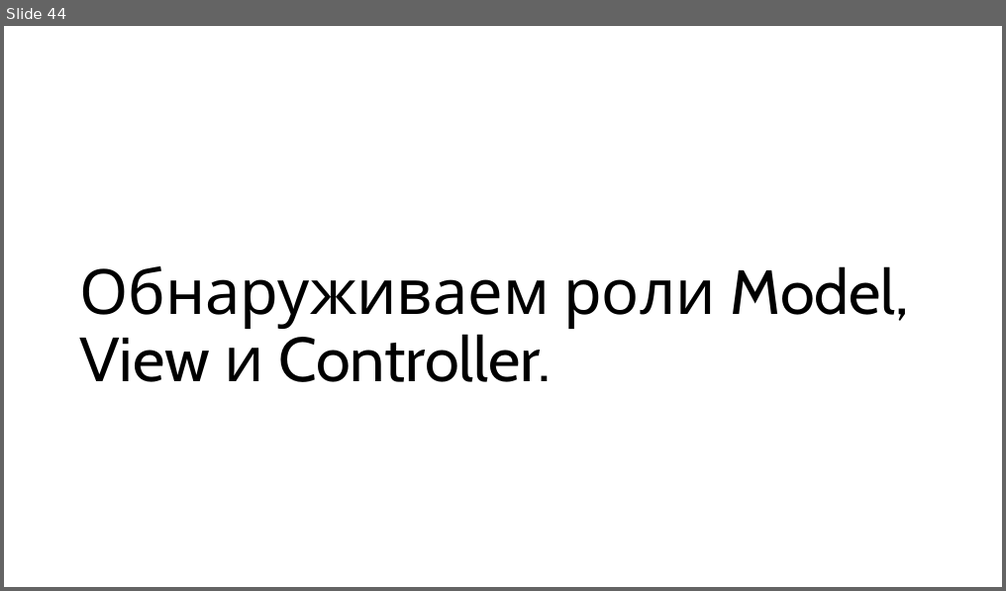
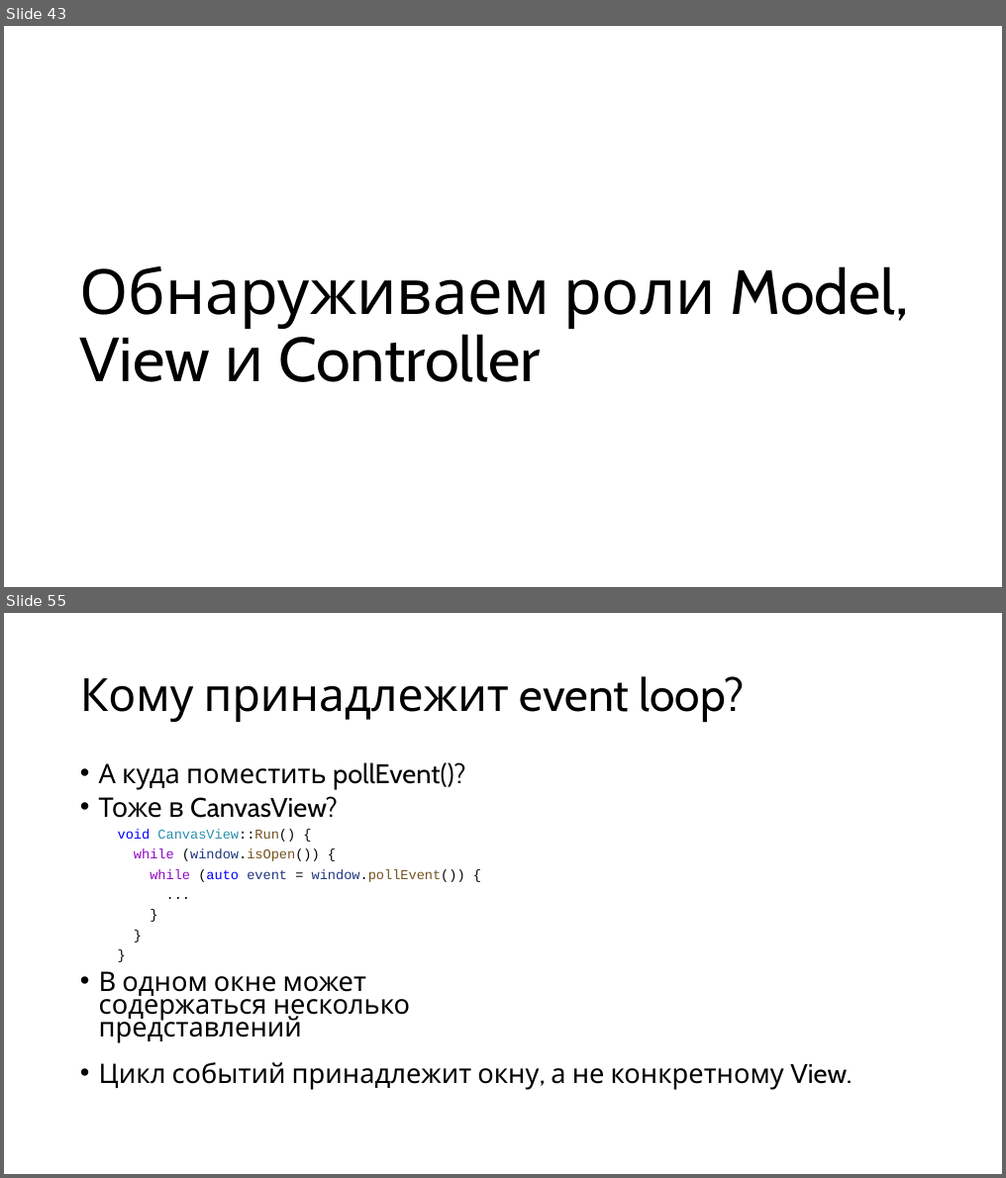
Before and after one commit to alexey-malov/ood, a slide deck: lectures/new/03. gui-app-design/gui-app-design.pptx. Shown one above the other, each under a label of ours: slide 44 before the commit, slides 43 and 55 after it; the slides between them are not shown. The pictures are 1006x591 and 1006x1178 pixels, drawn with LibreOffice and Linux fonts; fonts in the diff are those of the drawing. Boxes give left, top, right and bottom in pixels: in the first picture for what was removed or moved away, otherwise in the second. Text is boxed around its words. In the diff, an @@ line names an element or a change of style, - is before the commit and + after.

```diff
--- a/lectures/new/03. gui-app-design/gui-app-design.pptx
+++ b/lectures/new/03. gui-app-design/gui-app-design.pptx
@@ slide 55 added at <box>4,613,1002,1174</box>, background #FFFFFF @@
@@ title added at <box>80,676,745,722</box>, 44 pt, text #000000 @@
+Кому принадлежит event loop?
@@ text added at <box>99,762,466,1044</box>, 25.9 pt, text #000000 @@
+• А куда поместить pollEvent()?
+• Тоже в CanvasView?
+  void CanvasView::Run() {
+  while (window.isOpen()) {
+  while (auto event = window.pollEvent()) {
+  ...
+  }
+  }
+  }
+• В одном окне может содержаться несколько представлений
@@ text added at <box>99,1062,851,1090</box>, 25.9 pt, text #000000 @@
+• Цикл событий принадлежит окну, а не конкретному View.
@@ what was slide 44 is now slide 43 @@
@@ slide 43 changed as well @@
@@ title at <box>79,267,910,382</box>: text changed @@
-Обнаруживаем роли Model, View и Controller.
+Обнаруживаем роли Model, View и Controller
```
Also in this commit, not shown: 1 other slide changed, 35 other slides added, 4 slides removed, 6 other files.
